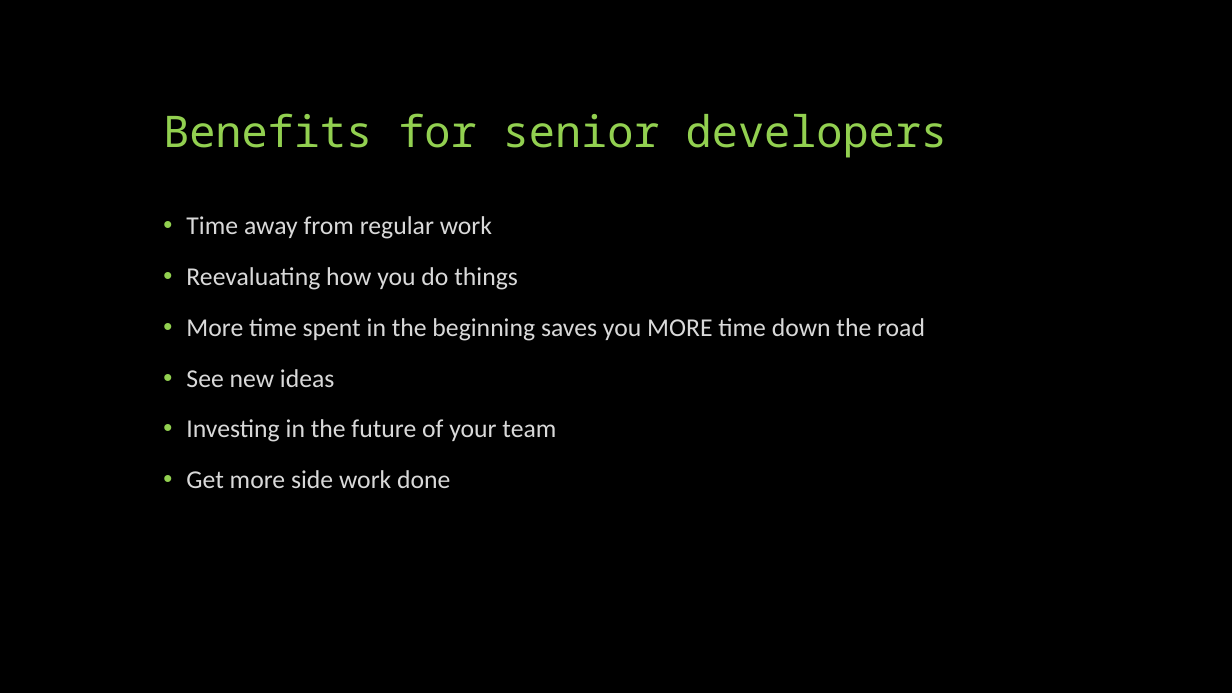
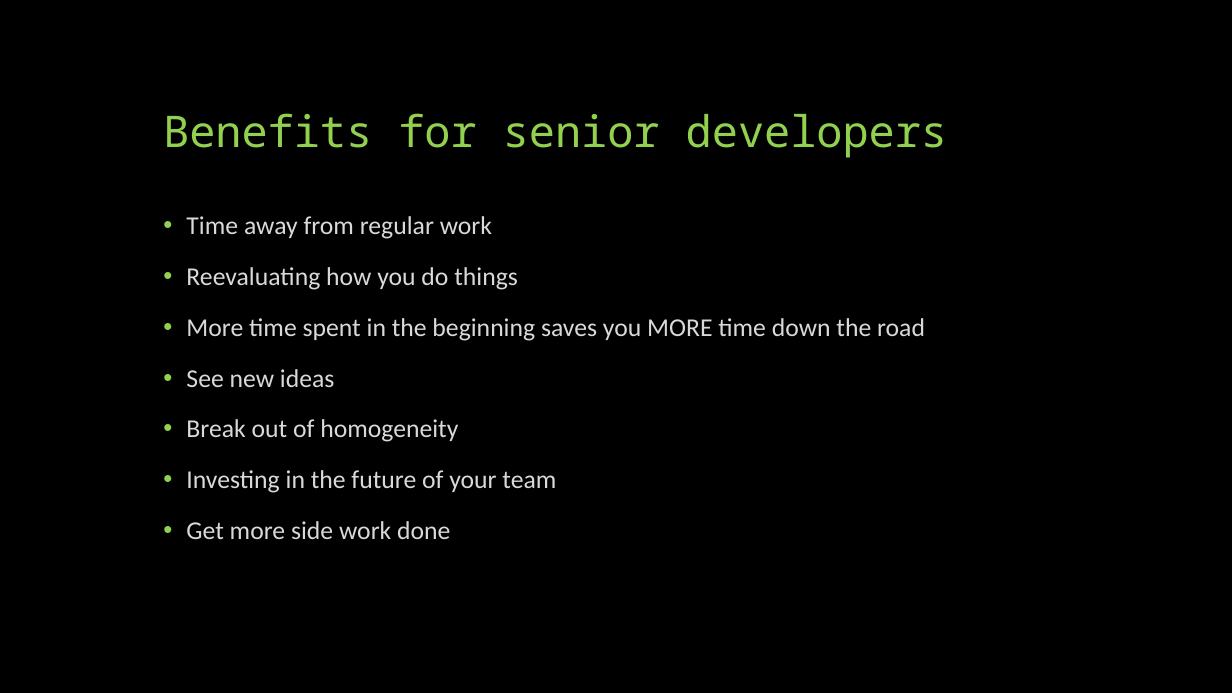
Before and after one commit to geekygirlsarah/talk-building-your-team-to-last, a slide deck: slide 9 of Building Your Team to Last.pptx (slide 10 before the commit). Drawn at 1232x693 pixels with LibreOffice and Linux fonts; fonts in the diff are those of the drawing. Boxes give left, top, right and bottom in pixels: in the first picture for what was removed or moved away, otherwise in the second. Text is boxed around its words. In the diff, an @@ line names an element or a change of style, - is before the commit and + after.

```diff
--- a/Building Your Team to Last.pptx
+++ b/Building Your Team to Last.pptx
@@ text at <box>186,419,458,442</box>: paragraph added @@
+• Break out of homogeneity
```
Also in this commit, not shown: 9 other slides changed, 3 slides added, 1 slide removed.
